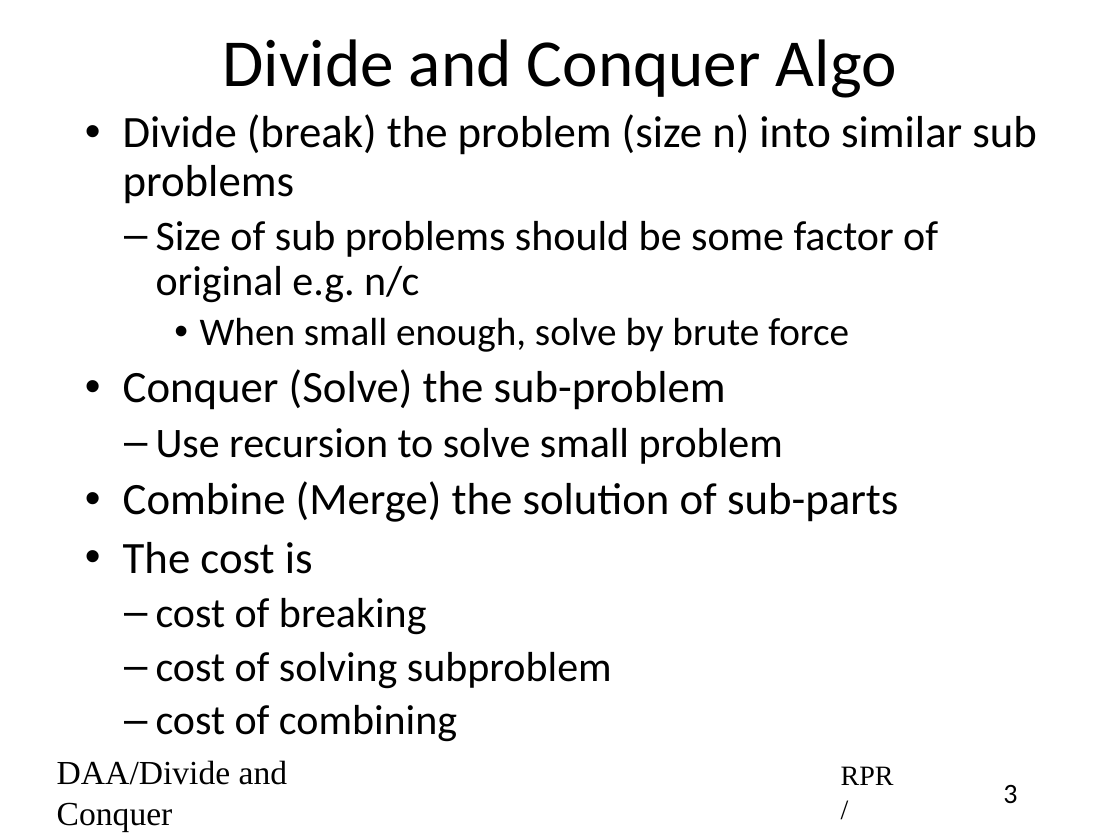
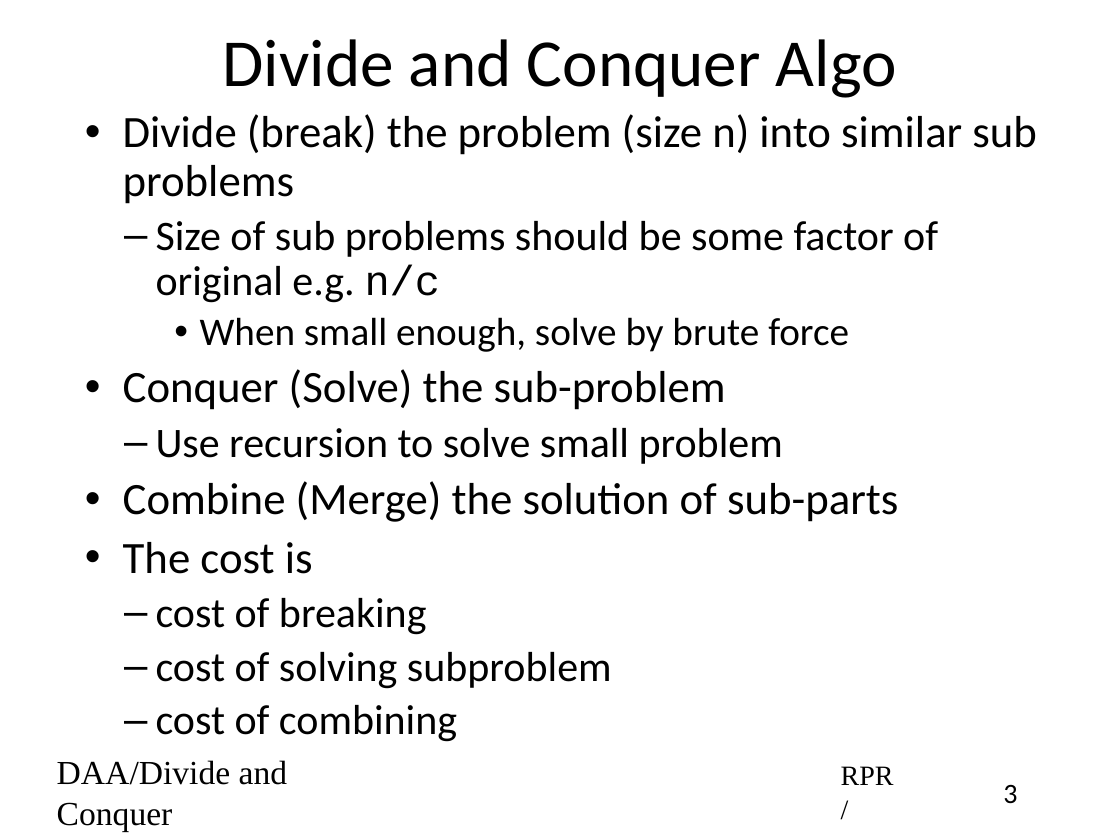
Before and after one commit to rprustagi/2019-17CS43-DAA, a slide deck: slide 3 of Slides-RPR/2019-H1-DAA-L12-Divide-Conquer-BinSearch.pptx. Drawn at 1120x840 pixels with LibreOffice and Linux fonts; fonts in the diff are those of the drawing. Boxes give left, top, right and bottom in pixels: in the first picture for what was removed or moved away, otherwise in the second. Text is boxed around its words. In the diff, an @@ line names an element or a change of style, - is before the commit and + after.

```diff
--- a/Slides-RPR/2019-H1-DAA-L12-Divide-Conquer-BinSearch.pptx
+++ b/Slides-RPR/2019-H1-DAA-L12-Divide-Conquer-BinSearch.pptx
@@ text at bbox=[156, 221, 938, 303]: font Calibri to Courier New in "n/c" @@
```
Also in this commit, not shown: 11 other slides changed, 1 slide added, 5 other files.
